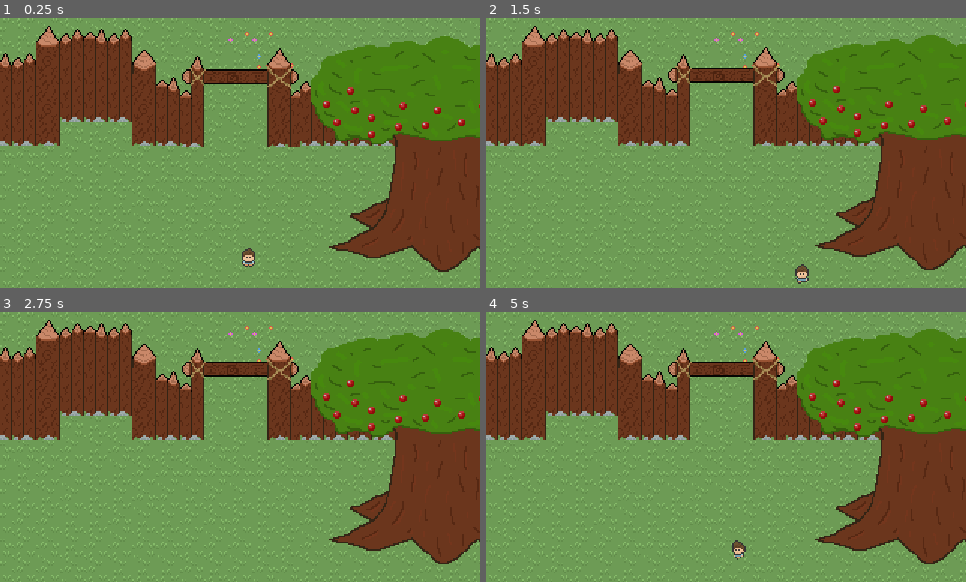
Above: before the commit, frames 1-4 (two rows, left to right).
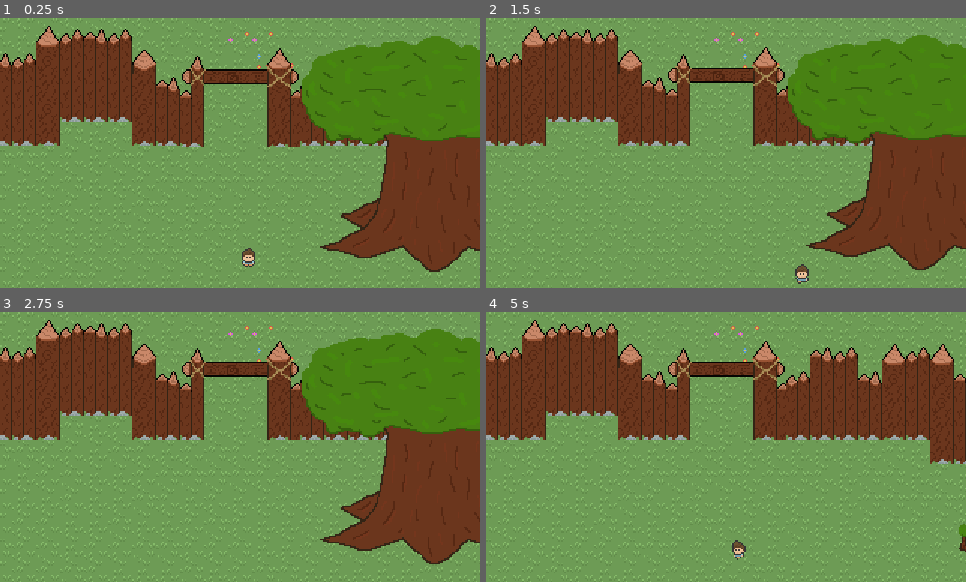
Above: after the commit, the same moments.

Repository: denis0bej/appsters
Game: Godot game, scene res://Scenes/main_scene.tscn
Two runs of this game, one before a commit and one after it. Both use one fixed random seed, a clock stepped at 60 frames per second and the inputs below.
Inputs (mouse positions are in pixels of both pictures, inside the frame that each line leads up to):
- Up to frame 1 (0.25 s): no input
- Up to frame 2 (1.5 s): move the mouse to (831, 139) at 0.52 s; hold D (walk_right) 0.53-1.28 s; click (831, 139) at 0.6 s; move the mouse to (630, 166) at 1.27 s; hold S (walk_down) from 1.28 s (still down); tap E (Interact) at 1.35 s
- Up to frame 3 (2.75 s): click (144, 460) at 1.55 s; tap Enter at 2 s; move the mouse to (288, 387) at 2.02 s; release S (walk_down) at 2.03 s; hold D (walk_right) from 2.03 s (still down); click (288, 387) at 2.1 s
- Up to frame 4 (5 s): tap Space at 2.75 s; move the mouse to (702, 501) at 2.77 s; release D (walk_right) at 2.78 s; hold W (walk_up) 2.78-3.53 s; click (702, 501) at 2.85 s; move the mouse to (870, 487) at 3.52 s; hold A (walk_left) from 3.53 s (still down); tap E (Interact) at 3.6 s; click (870, 487) at 3.8 s; move the mouse to (582, 406) at 4.27 s; click (582, 406) at 4.35 s

The runs differ from the first frame. In frame 1, 4.1% of the frame differs, in the area x 62-100%, y 6-95%; in frame 2, 4.1%; in frame 3, 4.1%; in frame 4, 20%, in the area x 64-100%, y 6-94%.

Commit message:
artefact

Diff:
--- a/Scenes/main_scene.tscn
+++ b/Scenes/main_scene.tscn
@@ -137,7 +137,7 @@
 
 [node name="Tree" parent="." instance=ExtResource("6_6ev3c")]
 y_sort_enabled = true
-position = Vector2(105, 127)
+position = Vector2(99, 127)
 
 [connection signal="body_entered" from="CameraAreas/GateFront" to="Camera2D" method="_on_gate_front_body_entered"]
 [connection signal="body_entered" from="CameraAreas/TownMainRoad" to="Camera2D" method="_on_town_main_road_body_entered"]
--- a/Scenes/tree.gd
+++ b/Scenes/tree.gd
@@ -1,4 +1,7 @@
 extends CharacterBody2D
+
+func _ready() -> void:
+	pass
 
 func _process(delta: float) -> void:
 	pass
@@ -7,7 +10,9 @@
 	if body.name.contains("Player"):
 		body.artefact_use();
 
-
 func _on_area_2d_body_exited(body: Node2D) -> void:
 	if body.name.contains("Player"):
 		body.artefact_dont_use();
+
+func _on_tree_bw_anim_animation_looped() -> void:
+	pass
--- a/Scenes/tree.tscn
+++ b/Scenes/tree.tscn
@@ -1,7 +1,57 @@
-[gd_scene load_steps=4 format=3 uid="uid://bq7uwre3tiud5"]
+[gd_scene load_steps=11 format=3 uid="uid://bq7uwre3tiud5"]
 
-[ext_resource type="Texture2D" uid="uid://c85x2gd5200ad" path="res://Art/Tree.png" id="1_0vwjc"]
 [ext_resource type="Script" uid="uid://8dmprpdbdvya" path="res://Scenes/tree.gd" id="1_rsuno"]
+[ext_resource type="Texture2D" uid="uid://bvmo7to06te0s" path="res://Art/Tree-sheet.png" id="2_l7sa7"]
+
+[sub_resource type="AtlasTexture" id="AtlasTexture_rsuno"]
+atlas = ExtResource("2_l7sa7")
+region = Rect2(0, 0, 150, 200)
+
+[sub_resource type="AtlasTexture" id="AtlasTexture_l7sa7"]
+atlas = ExtResource("2_l7sa7")
+region = Rect2(150, 0, 150, 200)
+
+[sub_resource type="AtlasTexture" id="AtlasTexture_l3oha"]
+atlas = ExtResource("2_l7sa7")
+region = Rect2(300, 0, 150, 200)
+
+[sub_resource type="AtlasTexture" id="AtlasTexture_m36md"]
+atlas = ExtResource("2_l7sa7")
+region = Rect2(450, 0, 150, 200)
+
+[sub_resource type="AtlasTexture" id="AtlasTexture_q8wpw"]
+atlas = ExtResource("2_l7sa7")
+region = Rect2(600, 0, 150, 200)
+
+[sub_resource type="AtlasTexture" id="AtlasTexture_jqx0n"]
+atlas = ExtResource("2_l7sa7")
+region = Rect2(750, 0, 150, 200)
+
+[sub_resource type="SpriteFrames" id="SpriteFrames_byqqd"]
+animations = [{
+"frames": [{
+"duration": 1.0,
+"texture": SubResource("AtlasTexture_rsuno")
+}, {
+"duration": 1.0,
+"texture": SubResource("AtlasTexture_l7sa7")
+}, {
+"duration": 1.0,
+"texture": SubResource("AtlasTexture_l3oha")
+}, {
+"duration": 1.0,
+"texture": SubResource("AtlasTexture_m36md")
+}, {
+"duration": 1.0,
+"texture": SubResource("AtlasTexture_q8wpw")
+}, {
+"duration": 1.0,
+"texture": SubResource("AtlasTexture_jqx0n")
+}],
+"loop": true,
+"name": &"tree_bw",
+"speed": 5.0
+}]
 
 [sub_resource type="RectangleShape2D" id="RectangleShape2D_0vwjc"]
 size = Vector2(133, 88)
@@ -9,19 +59,22 @@
 [node name="Tree" type="CharacterBody2D"]
 script = ExtResource("1_rsuno")
 
-[node name="Sprite2D" type="Sprite2D" parent="."]
+[node name="Tree_bw_anim" type="AnimatedSprite2D" parent="."]
 position = Vector2(0, 74.935)
-texture = ExtResource("1_0vwjc")
+sprite_frames = SubResource("SpriteFrames_byqqd")
+animation = &"tree_bw"
 offset = Vector2(0, -74.805)
 
 [node name="CollisionPolygon2D" type="CollisionPolygon2D" parent="."]
 polygon = PackedVector2Array(-34, 84, 75, 85, 75, 10, 8, 10, 4, 52, -20, 62, -9, 70)
 
 [node name="Area2D" type="Area2D" parent="."]
+visible = false
 
 [node name="CollisionShape2D" type="CollisionShape2D" parent="Area2D"]
 position = Vector2(7.5, 55)
 shape = SubResource("RectangleShape2D_0vwjc")
 
+[connection signal="animation_looped" from="Tree_bw_anim" to="." method="_on_tree_bw_anim_animation_looped"]
 [connection signal="body_entered" from="Area2D" to="." method="_on_area_2d_body_entered"]
 [connection signal="body_exited" from="Area2D" to="." method="_on_area_2d_body_exited"]
--- a/Scripts/player.gd
+++ b/Scripts/player.gd
@@ -8,12 +8,17 @@
 var can_use_art: bool #when in range of using
 var in_range: bool
 var art_cooldown: bool #false = no cooldown
+var tree_anim: bool
+
+@export var tree: CharacterBody2D
 
 func _ready() -> void:
 	artefact = true
 	can_use_art = true
 	in_range = false
 	art_cooldown = false
+	tree_anim = false
+	tree = get_parent().get_node("Tree")
 
 func _physics_process(delta: float) -> void:
 	#Movement
@@ -44,6 +49,10 @@
 				art_cooldown = true
 				$Timer.start(3)
 				print("sdfsdf")
+				tree.get_node("Tree_bw_anim").play("tree_bw")
+				tree_anim = true
+				if tree_anim == false:
+					tree.stop()
 
 func play_walk_animation(dir: Vector2) -> void:
 	if abs(dir.x) >= abs(dir.y):
@@ -63,6 +72,8 @@
 func artefact_dont_use():
 	in_range = false
 
+func tree_bw_animation():
+	tree_anim = false
 
 func _on_timer_timeout() -> void:
 	art_cooldown = false
--- a/main_scene.tscn
+++ /dev/null
@@ -1,6 +0,0 @@
-[gd_scene load_steps=0 format=3 uid="uid://cr6stj3ela2rd"]
-
-[node name="MainScene" type="Node2D"]
-
-[node name="Sprite2D" type="Sprite2D" parent="."]
-position = Vector2(248, 183)
Binary file added: Art/Tree-sheet.png
Not shown, added: Art/Tree-sheet.png.import
Not shown: 1 places in Scenes/main_scene.tscn that only renumber resources
